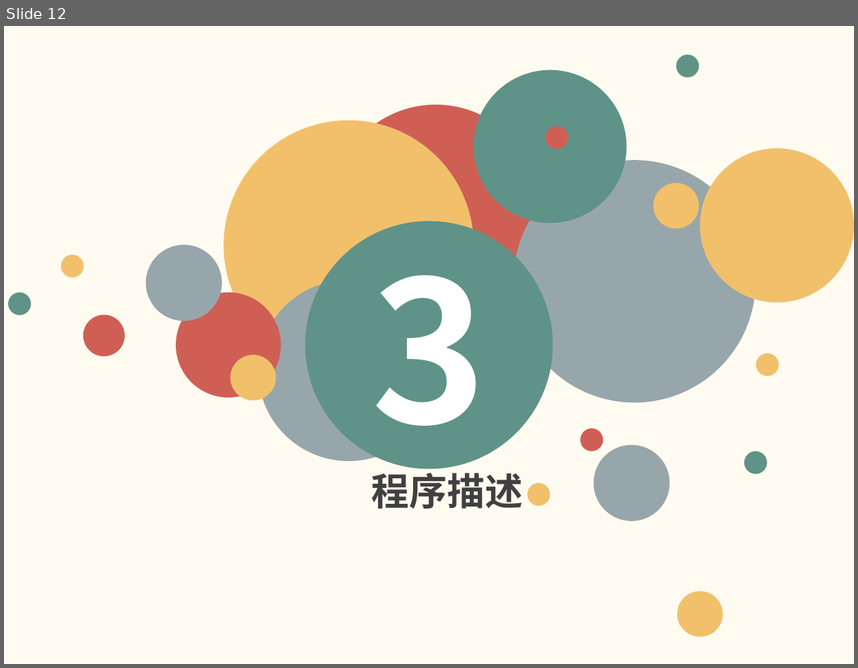
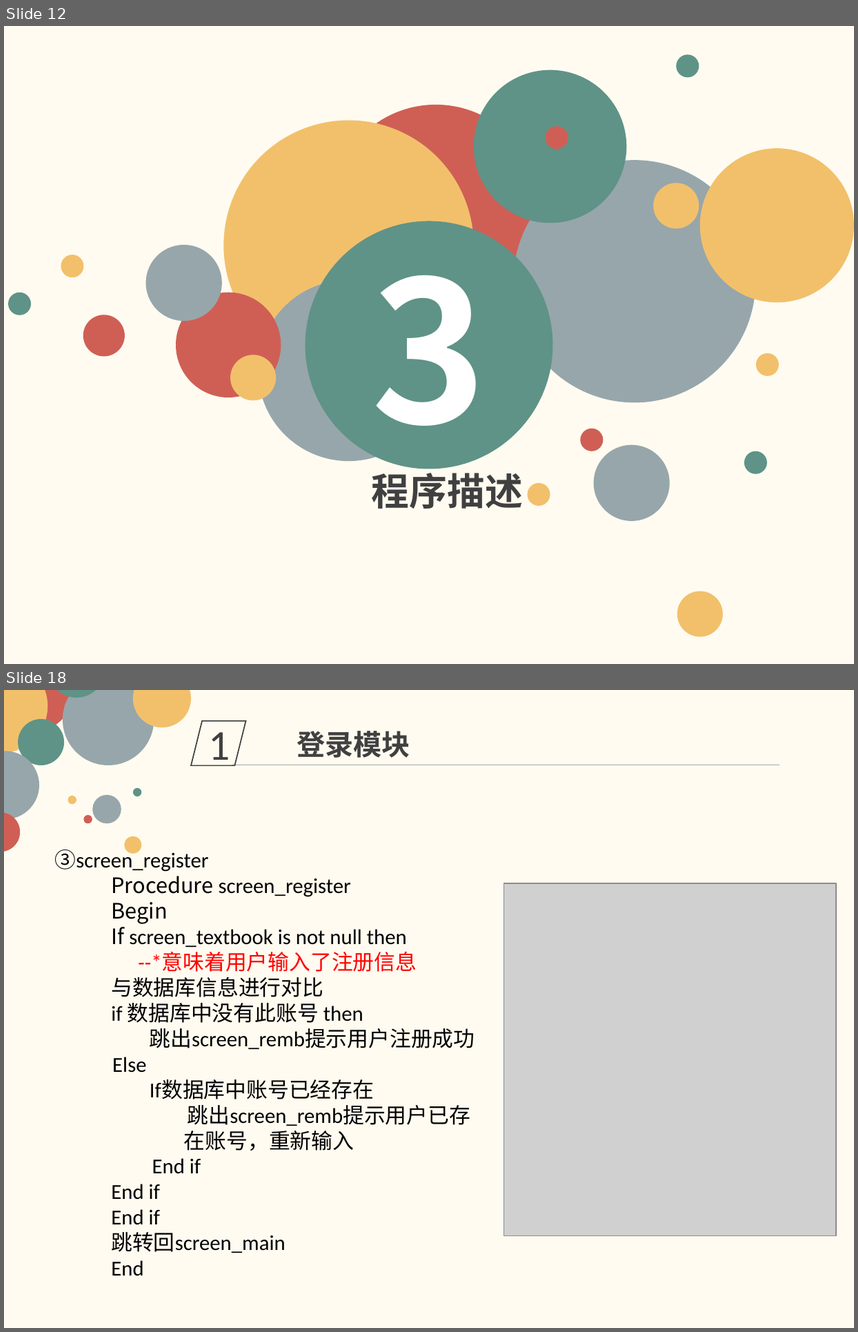
Before and after one commit to firstprojectmicheng/SE2018-G08, a slide deck: SE2018春-G08-详细设计.pptx. Shown one above the other, each under a label of ours: slide 12 before the commit, slides 12 and 18 after it; the slides between them are not shown. The pictures are 858x668 and 858x1332 pixels, drawn with LibreOffice and Linux fonts; fonts in the diff are those of the drawing; grey boxes stand for pictures. Boxes give left, top, right and bottom in pixels: in the first picture for what was removed or moved away, otherwise in the second. Text is boxed around its words. In the diff, an @@ line names an element or a change of style, - is before the commit and + after.

```diff
--- a/SE2018春-G08-详细设计.pptx
+++ b/SE2018春-G08-详细设计.pptx
@@ slide 18 added at <box>4,690,854,1328</box>, background #FFFBF0 @@
@@ group added at <box>4,690,191,854</box>: 13 ellipses @@
@@ parallelogram added at <box>191,720,246,765</box>, outline #404040 1 pt, 36 pt, text #404040 @@
+1
@@ text added at <box>297,731,410,758</box>, 24 pt, text #404040, bold @@
+登录模块
@@ line added from (232, 765) to (780, 765), #A6A6A6 0.5 pt @@
@@ text added at <box>55,846,475,1276</box>, 18 pt, text #000000 @@
+③screen_register
+Procedure screen_register
+Begin
+If screen_textbook is not null then
+--*意味着用户输入了注册信息
+与数据库信息进行对比
+if 数据库中没有此账号 then
+跳出screen_remb提示用户注册成功
+Else
+If数据库中账号已经存在
+跳出screen_remb提示用户已存
+在账号，重新输入
+End if
+End if
+End if
+跳转回screen_main
+End
@@ picture added at <box>504,883,836,1235</box> @@
```
Also in this commit, not shown: 8 slides changed, 24 other slides added, 3 slides removed.
